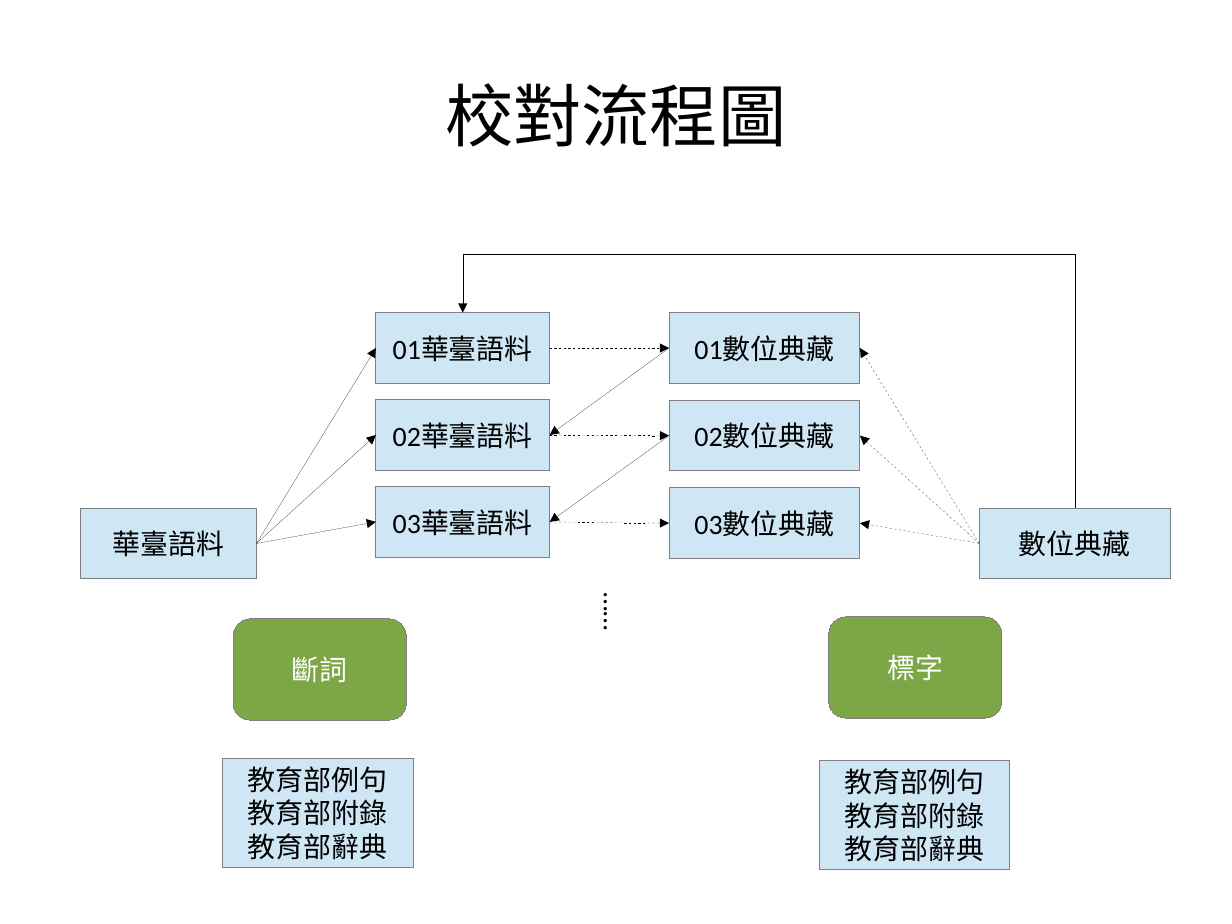
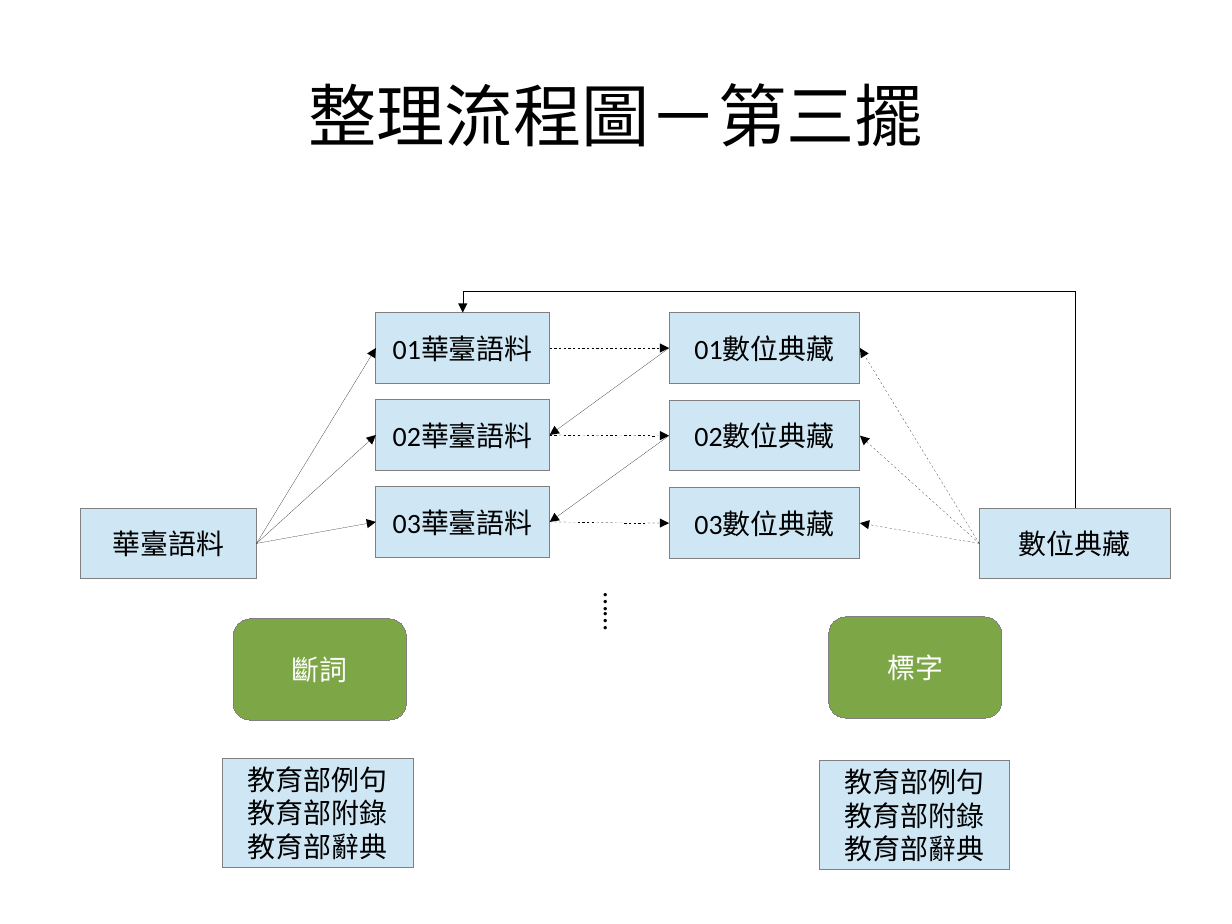
Before and after one commit to sih4sing5hong5/po3-ko3_tau5-iann2-phinn3, a slide deck: slide 29 of 翻譯報告.odp (slide 26 before the commit). Drawn at 1232x924 pixels with LibreOffice and Linux fonts; fonts in the diff are those of the drawing. Boxes give left, top, right and bottom in pixels: in the first picture for what was removed or moved away, otherwise in the second. Text is boxed around its words. In the diff, an @@ line names an element or a change of style, - is before the commit and + after.

Commit message:
加結論，整理流程圖拆一步一步 丞宏

```diff
--- a/翻譯報告.odp
+++ b/翻譯報告.odp
@@ title at (308, 83, 923, 147): text changed @@
-校對流程圖
+整理流程圖－第三擺
@@ elbow arrow (1075, 509) - (463, 313): route changed @@
```
Also in this commit, not shown: 3 other slides changed, 4 slides added.
